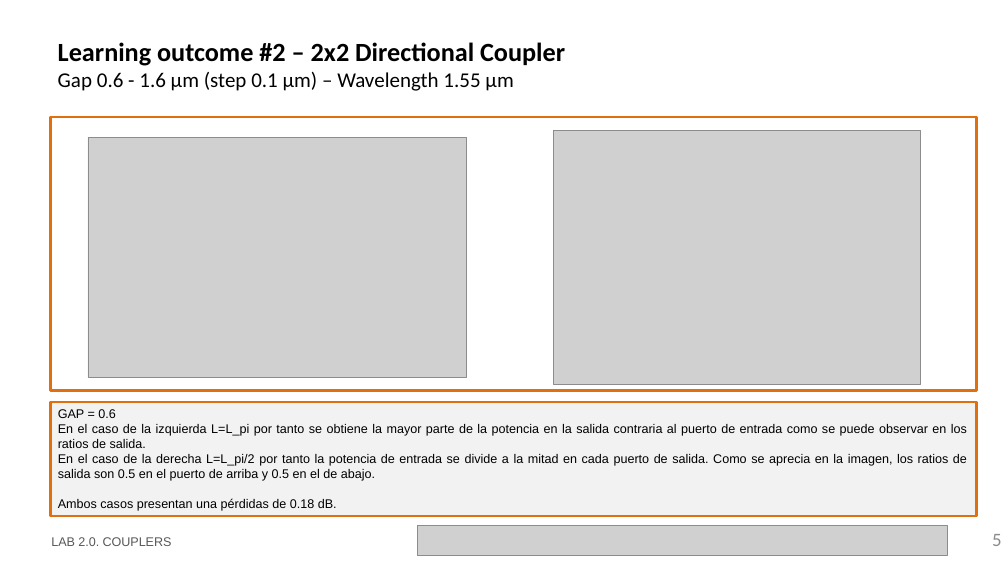
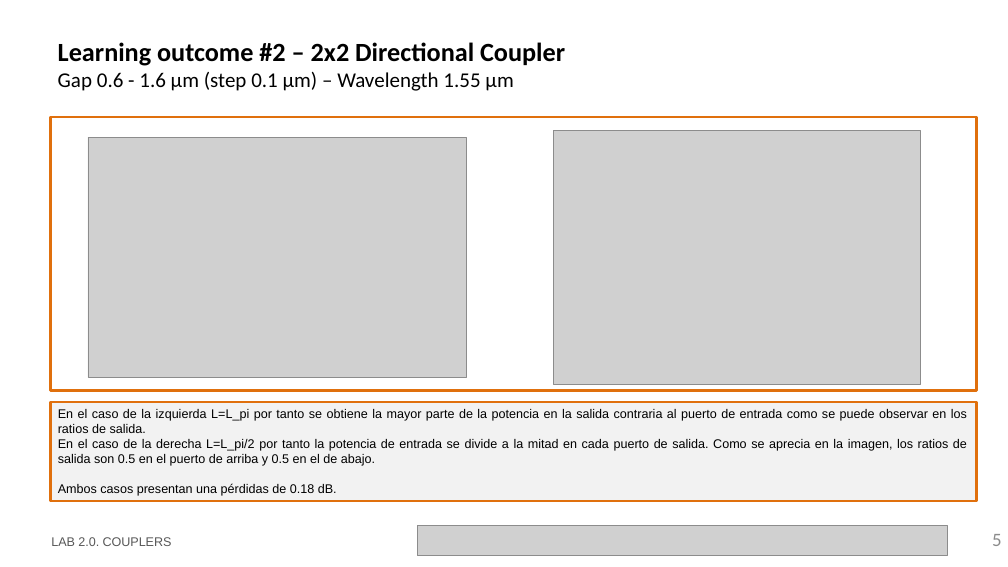
Before and after one commit to davidalcarria/pic-upv-lab2, a slide deck: slide 5 of LabBook_20.pptx. Drawn at 1008x567 pixels with LibreOffice and Linux fonts; fonts in the diff are those of the drawing; grey boxes stand for pictures; background and template pictures are left out. Boxes give left, top, right and bottom in pixels: in the first picture for what was removed or moved away, otherwise in the second. Text is boxed around its words. In the diff, an @@ line names an element or a change of style, - is before the commit and + after.

```diff
--- a/LabBook_20.pptx
+++ b/LabBook_20.pptx
@@ rectangle "En el caso de la ..." resized from (x1=51, y1=402, x2=977, y2=516) to (x1=51, y1=402, x2=977, y2=501) @@
@@ text in rectangle at (x1=58, y1=409, x2=115, y2=418): paragraph removed @@
-GAP = 0.6
```
Also in this commit, not shown: 2 other slides changed, 1 slide added.
